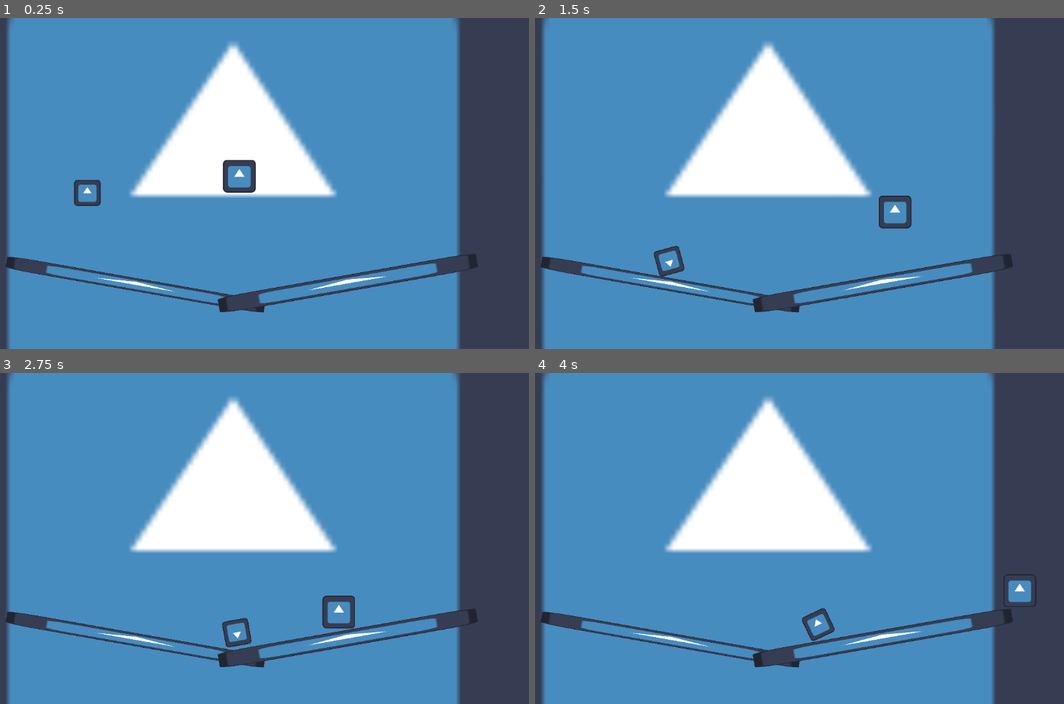
Above: before the commit, frames 1-4 (two rows, left to right).
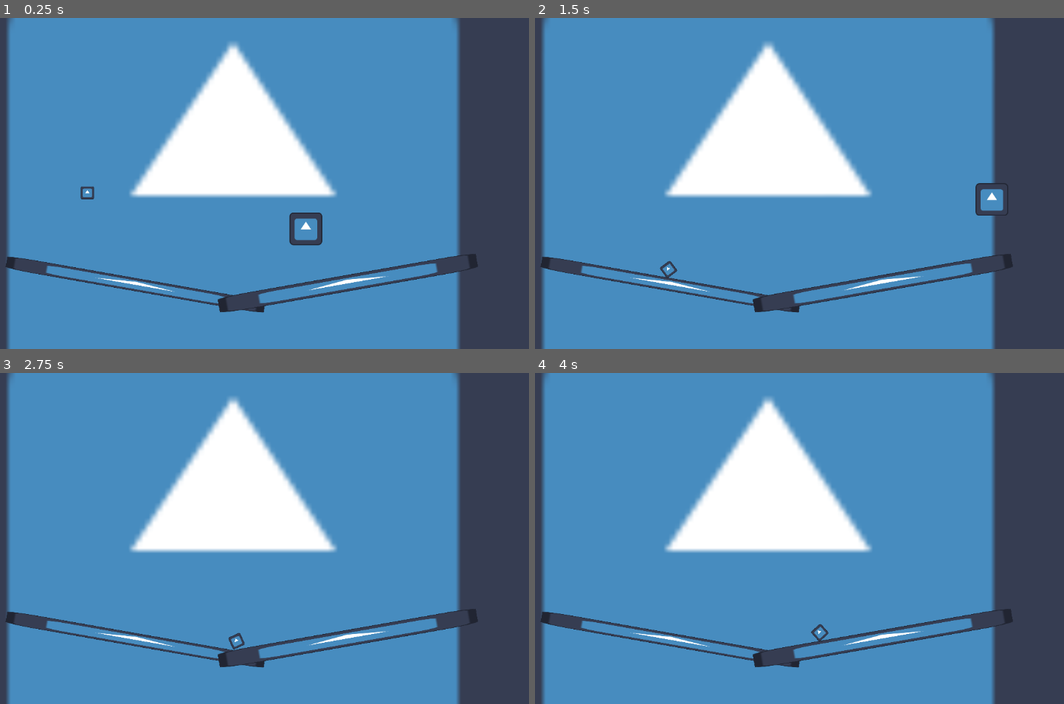
Above: after the commit, the same moments.

Repository: BeMain/metroidvania
Game: Godot game, scene res://world.tscn
Two runs of this game, one before a commit and one after it. Both use one fixed random seed, a clock stepped at 60 frames per second and the inputs below. The engine's default icon, where the game draws it, is replaced by a stand-in: a white triangle on a blue panel in a dark square.
Inputs:
- Up to frame 1 (0.25 s): no input
- Up to frame 2 (1.5 s): tap Enter (ui_accept) at 0.5 s; hold Ctrl (run, bound only after the commit) 0.53-1.28 s; hold Right (right) from 0.53 s (still down); tap Up (jump) at 0.77 s; tap Shift (sneak, bound only after the commit) at 0.8, 1.35 s
- Up to frame 3 (2.75 s): tap Up (jump) at 1.52 s; tap Ctrl (run, bound only after the commit) at 1.55 s; release Right (right) at 2.03 s; hold Left (left) from 2.03 s (still down); hold Ctrl (run, bound only after the commit) from 2.03 s (still down); tap Shift (sneak, bound only after the commit) at 2.3 s
- Up to frame 4 (4 s): release Left (left) at 2.78 s; release Ctrl (run, bound only after the commit) at 2.78 s; hold Right (right) from 2.78 s (still down); tap Shift (sneak, bound only after the commit) at 2.85, 3.8 s; tap Up (jump) at 3.02, 3.77 s; tap Ctrl (run, bound only after the commit) at 3.05 s; hold Ctrl (run, bound only after the commit) from 3.53 s (still down)

The runs differ from the first frame. In frame 1, 1.3% of the frame differs, in the area x 13-61%, y 42-69%; in frame 2, 1.0%; in frame 3, 0.6%; in frame 4, 0.6%.

Commit message:
Add running and sneaking

Diff:
--- a/player.gd
+++ b/player.gd
@@ -1,8 +1,13 @@
 extends CharacterBody2D
 
 @export_category("Movement")
+@export var ACCELERATION: int = 50
 @export var WALK_SPEED: int = 250
+@export var SNEAK_MOD: float = 0.6
+@export var RUN_MOD: float = 1.5
+
 @export var JUMP_SPEED: int = 500
+
 
 # Get the gravity from the project settings so you can sync with rigid body nodes.
 var gravity = ProjectSettings.get_setting("physics/2d/default_gravity")
@@ -18,7 +23,15 @@
 
 	# Handle left/right movement
 	var direction = Input.get_axis("left", "right")
-	velocity.x = direction * WALK_SPEED
+	var target_speed = direction * WALK_SPEED
+
+	if Input.is_action_pressed("run"):
+		target_speed *= RUN_MOD
+
+	if Input.is_action_pressed("sneak"):
+		target_speed *= SNEAK_MOD
+
+	velocity.x = velocity.move_toward(Vector2(target_speed, 0), ACCELERATION).x
 
 
 func _physics_process(delta):
--- a/project.godot
+++ b/project.godot
@@ -36,6 +36,16 @@
 "events": [Object(InputEventKey,"resource_local_to_scene":false,"resource_name":"","device":-1,"window_id":0,"alt_press …(182 unchanged characters)…
 ]
 }
+sneak={
+"deadzone": 0.5,
+"events": [Object(InputEventKey,"resource_local_to_scene":false,"resource_name":"","device":-1,"window_id":0,"alt_pressed":false,"shift_pressed":false,"ctrl_pressed":false,"meta_pressed":false,"pressed":false,"keycode":0,"physical_keycode":4194325,"key_label":0,"unicode":0,"echo":false,"script":null)
+]
+}
+run={
+"deadzone": 0.5,
+"events": [Object(InputEventKey,"resource_local_to_scene":false,"resource_name":"","device":-1,"window_id":0,"alt_pressed":false,"shift_pressed":false,"ctrl_pressed":false,"meta_pressed":false,"pressed":false,"keycode":0,"physical_keycode":4194326,"key_label":0,"unicode":0,"echo":false,"script":null)
+]
+}
 
 [layer_names]
 
--- a/rock.tscn
+++ b/rock.tscn
@@ -5,13 +5,13 @@
 [ext_resource type="PackedScene" uid="uid://b4kors6856u0k" path="res://audible_object.tscn" id="2_n4shq"]
 
 [sub_resource type="CircleShape2D" id="CircleShape2D_qqibj"]
-radius = 32.0
+radius = 16.0
 
 [node name="Rock" instance=ExtResource("2_n4shq")]
 script = ExtResource("2_jxvyu")
 
 [node name="Icon" type="Sprite2D" parent="." index="1"]
-scale = Vector2(0.4, 0.4)
+scale = Vector2(0.2, 0.2)
 texture = ExtResource("1_ldnbu")
 
 [node name="CollisionShape2D" type="CollisionShape2D" parent="." index="2"]
--- a/world.tscn
+++ b/world.tscn
@@ -46,8 +46,8 @@
 shape = SubResource("RectangleShape2D_2t33r")
 metadata/_edit_lock_ = true
 
-[node name="Player" parent="." instance=ExtResource("2_f4qc2")]
-position = Vector2(586, 277)
-
 [node name="Rock" parent="." instance=ExtResource("3_4ye5s")]
 position = Vector2(289, 314)
+
+[node name="Player" parent="." instance=ExtResource("2_f4qc2")]
+position = Vector2(716, 380)
